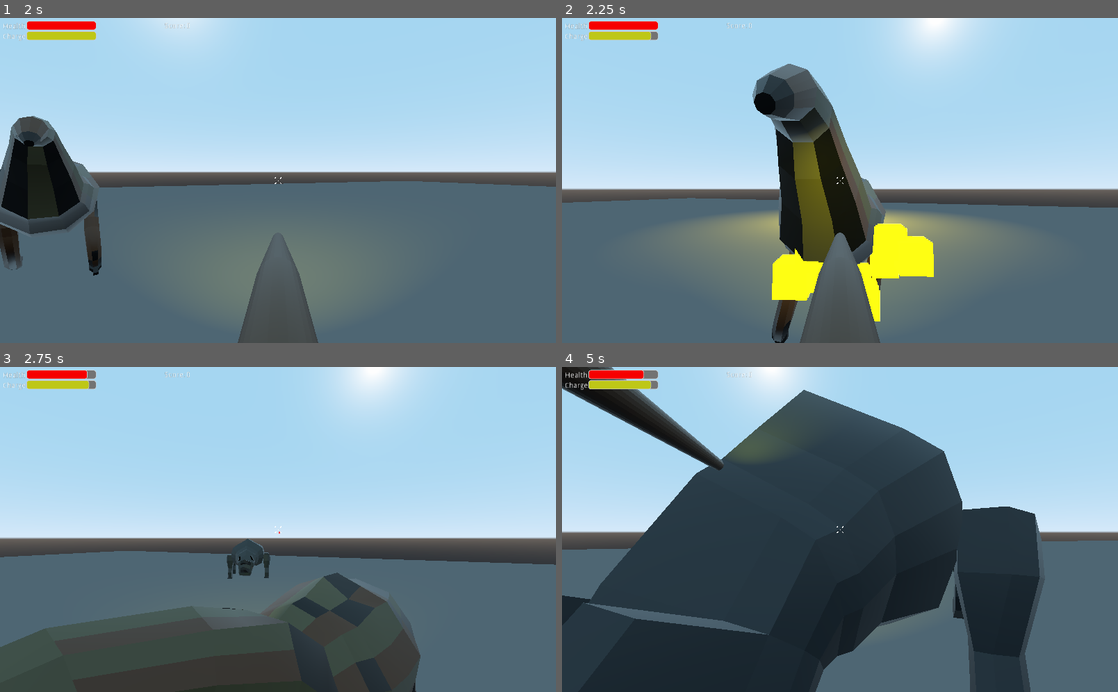
Above: before the commit, frames 1-4 (two rows, left to right).
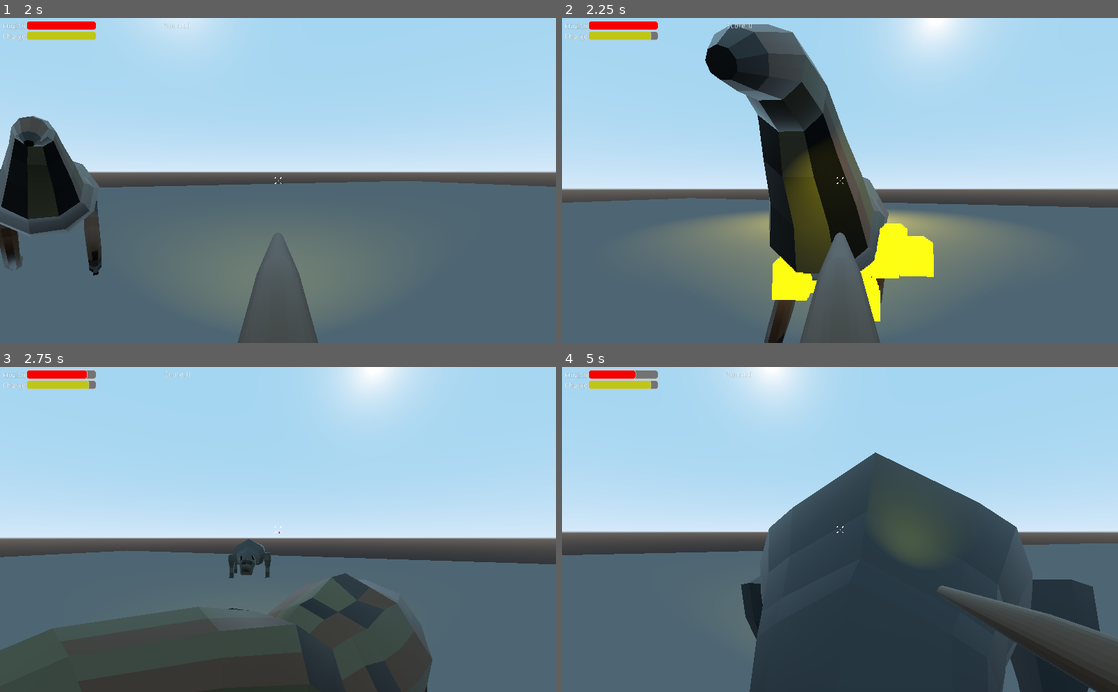
Above: after the commit, the same moments.

Repository: Bricode/BestGroupGameJam2021
Game: Godot game, scene res://Levels/TestingLasersLevel.tscn
The game is run twice, just before and just after one commit, with the same random seed, the same clock (stepped at 60 frames per second) and the same inputs. This scene is started directly instead of the project's main scene.
Inputs (mouse positions are in pixels of both pictures, inside the frame that each line leads up to):
- Up to frame 1 (2 s): move the mouse to (272, 187) at 0.52 s; hold W (move_forward) from 0.53 s (still down); tap B (b) at 0.6, 1.35 s; tap Space (jump) at 0.77, 1.52 s; move the mouse to (316, 183) at 1.27 s
- Up to frame 2 (2.25 s): keep holding W (move_forward); move the mouse to (795, 177) at 2.02 s; press the mouse at (795, 177) at 2.03 s
- Up to frame 3 (2.75 s): keep holding W (move_forward); tap B (b) at 2.3 s
- Up to frame 4 (5 s): move the mouse to (845, 529) at 2.77 s; release W (move_forward) at 2.78 s; release the mouse at (845, 529) at 2.78 s; hold A (move_left) 2.78-3.53 s; tap Shift (sprint) at 2.85 s; tap Space (jump) at 3.02, 3.77, 4.52 s; tap B (b) at 3.05, 3.6, 4.35 s; move the mouse to (817, 523) at 3.52 s; hold W (move_forward) from 3.53 s (still down); move the mouse to (867, 529) at 4.27 s

Frame 1 is identical in both runs. In frame 2, 7.3% of the frame differs, in the area x 25-59%, y 1-100%; in frame 3, 1.5%; in frame 4, 47%, in the area x 0-100%, y 0-100%.
Error before the commit: Invalid get index 'number_of_enemys' (on base: 'null instance'). (res://Enemy/Emu.gd:39)
Error after the commit: Invalid get index 'number_of_enemys' (on base: 'null instance'). (res://Enemy/Emu.gd:38)

Commit message:
city fix

Diff:
--- a/BestGroupGameJam2021/Enemy/Emu.gd
+++ b/BestGroupGameJam2021/Enemy/Emu.gd
@@ -15,7 +15,7 @@
 	var direction = -player.transform.origin.direction_to(transform.origin) *speed
 	var player_vec3 = player.transform.origin
 	var enemy_vec3 = transform.origin
-	if Vector2(player_vec3.x,player_vec3.z).distance_to(Vector2(enemy_vec3.x,enemy_vec3.z)) <= 2.5:
+	if Vector2(player_vec3.x,player_vec3.z).distance_to(Vector2(enemy_vec3.x,enemy_vec3.z)) <= 2:
 		direction = Vector3(0,0,0)
 	direction.y = -800
 	move_and_slide(direction * delta, Vector3.UP)
@@ -29,7 +29,6 @@
 		player.hit(-12)
 
 func hit_enemy():
-	print("hit")
 	health -= 1
 	var b = blood.instance()
 	b.global_transform = global_transform
--- a/BestGroupGameJam2021/Levels/City.tscn
+++ b/BestGroupGameJam2021/Levels/City.tscn
@@ -1062,6 +1062,102 @@
 mesh = SubResource( 11 )
 material/0 = SubResource( 12 )
 
+[node name="LightPost15" parent="Spatial2" instance=ExtResource( 2 )]
+transform = Transform( 1, 0, 0, 0, 1, 0, 0, 0, 1, 6.75917, 0.297263, 40.9756 )
+
+[node name="SpotLight" type="SpotLight" parent="Spatial2/LightPost15"]
+transform = Transform( 1, 0, 0, 0, 0.0526323, 0.998614, 0, -0.998614, 0.0526323, 0, 7.07609, -1.29856 )
+light_energy = 16.0
+light_specular = 0.0
+spot_range = 8.24863
+spot_angle = 25.2262
+script = ExtResource( 3 )
+
+[node name="MeshInstance" type="MeshInstance" parent="Spatial2/LightPost15/SpotLight"]
+transform = Transform( 0.21498, 0, 0, 0, 0.0113149, -0.214682, 0, 0.214682, 0.0113149, -0.00434017, -0.00514412, 0.2437 )
+mesh = SubResource( 11 )
+material/0 = SubResource( 12 )
+
+[node name="LightPost16" parent="Spatial2" instance=ExtResource( 2 )]
+transform = Transform( 1, 0, 0, 0, 1, 0, 0, 0, 1, -39.1551, 0.297263, 40.9756 )
+
+[node name="SpotLight" type="SpotLight" parent="Spatial2/LightPost16"]
+transform = Transform( 1, 0, 0, 0, 0.0526323, 0.998614, 0, -0.998614, 0.0526323, 0, 7.07609, -1.29856 )
+light_energy = 16.0
+light_specular = 0.0
+spot_range = 8.24863
+spot_angle = 25.2262
+script = ExtResource( 3 )
+
+[node name="MeshInstance" type="MeshInstance" parent="Spatial2/LightPost16/SpotLight"]
+transform = Transform( 0.21498, 0, 0, 0, 0.0113149, -0.214682, 0, 0.214682, 0.0113149, -0.00434017, -0.00514412, 0.2437 )
+mesh = SubResource( 11 )
+material/0 = SubResource( 12 )
+
+[node name="LightPost17" parent="Spatial2" instance=ExtResource( 2 )]
+transform = Transform( 1, 0, 0, 0, 1, 0, 0, 0, 1, -28.02, 0.297263, 19.913 )
+
+[node name="SpotLight" type="SpotLight" parent="Spatial2/LightPost17"]
+transform = Transform( 1, 0, 0, 0, 0.0526323, 0.998614, 0, -0.998614, 0.0526323, 0, 7.07609, -1.29856 )
+light_energy = 16.0
+light_specular = 0.0
+spot_range = 8.24863
+spot_angle = 25.2262
+script = ExtResource( 3 )
+
+[node name="MeshInstance" type="MeshInstance" parent="Spatial2/LightPost17/SpotLight"]
+transform = Transform( 0.21498, 0, 0, 0, 0.0113149, -0.214682, 0, 0.214682, 0.0113149, -0.00434017, -0.00514412, 0.2437 )
+mesh = SubResource( 11 )
+material/0 = SubResource( 12 )
+
+[node name="LightPost19" parent="Spatial2" instance=ExtResource( 2 )]
+transform = Transform( 1, 0, 0, 0, 1, 0, 0, 0, 1, -35.5383, 0.297263, 5.21185 )
+
+[node name="SpotLight" type="SpotLight" parent="Spatial2/LightPost19"]
+transform = Transform( 1, 0, 0, 0, 0.0526323, 0.998614, 0, -0.998614, 0.0526323, 0, 7.07609, -1.29856 )
+light_energy = 16.0
+light_specular = 0.0
+spot_range = 8.24863
+spot_angle = 25.2262
+script = ExtResource( 3 )
+
+[node name="MeshInstance" type="MeshInstance" parent="Spatial2/LightPost19/SpotLight"]
+transform = Transform( 0.21498, 0, 0, 0, 0.0113149, -0.214682, 0, 0.214682, 0.0113149, -0.00434017, -0.00514412, 0.2437 )
+mesh = SubResource( 11 )
+material/0 = SubResource( 12 )
+
+[node name="LightPost20" parent="Spatial2" instance=ExtResource( 2 )]
+transform = Transform( 1, 0, 0, 0, 1, 0, 0, 0, 1, -35.5383, 0.297263, -21.5137 )
+
+[node name="SpotLight" type="SpotLight" parent="Spatial2/LightPost20"]
+transform = Transform( 1, 0, 0, 0, 0.0526323, 0.998614, 0, -0.998614, 0.0526323, 0, 7.07609, -1.29856 )
+light_energy = 16.0
+light_specular = 0.0
+spot_range = 8.24863
+spot_angle = 25.2262
+script = ExtResource( 3 )
+
+[node name="MeshInstance" type="MeshInstance" parent="Spatial2/LightPost20/SpotLight"]
+transform = Transform( 0.21498, 0, 0, 0, 0.0113149, -0.214682, 0, 0.214682, 0.0113149, -0.00434017, -0.00514412, 0.2437 )
+mesh = SubResource( 11 )
+material/0 = SubResource( 12 )
+
+[node name="LightPost18" parent="Spatial2" instance=ExtResource( 2 )]
+transform = Transform( 1, 0, 0, 0, 1, 0, 0, 0, 1, 17.8197, 0.297263, 9.72287 )
+
+[node name="SpotLight" type="SpotLight" parent="Spatial2/LightPost18"]
+transform = Transform( 1, 0, 0, 0, 0.0526323, 0.998614, 0, -0.998614, 0.0526323, 0, 7.07609, -1.29856 )
+light_energy = 16.0
+light_specular = 0.0
+spot_range = 8.24863
+spot_angle = 25.2262
+script = ExtResource( 3 )
+
+[node name="MeshInstance" type="MeshInstance" parent="Spatial2/LightPost18/SpotLight"]
+transform = Transform( 0.21498, 0, 0, 0, 0.0113149, -0.214682, 0, 0.214682, 0.0113149, -0.00434017, -0.00514412, 0.2437 )
+mesh = SubResource( 11 )
+material/0 = SubResource( 12 )
+
 [node name="LightPost12" parent="Spatial2" instance=ExtResource( 2 )]
 transform = Transform( -4.37114e-08, 0, 1, 0, 1, 0, -1, 0, -4.37114e-08, 40.568, 0.297263, -13.399 )
 
@@ -1074,6 +1170,38 @@
 script = ExtResource( 3 )
 
 [node name="MeshInstance" type="MeshInstance" parent="Spatial2/LightPost12/SpotLight"]
+transform = Transform( 0.21498, 0, 0, 0, 0.0113149, -0.214682, 0, 0.214682, 0.0113149, -0.00434017, -0.00514412, 0.2437 )
+mesh = SubResource( 11 )
+material/0 = SubResource( 12 )
+
+[node name="LightPost13" parent="Spatial2" instance=ExtResource( 2 )]
+transform = Transform( -4.37114e-08, 0, 1, 0, 1, 0, -1, 0, -4.37114e-08, 40.568, 0.297263, 8.62035 )
+
+[node name="SpotLight" type="SpotLight" parent="Spatial2/LightPost13"]
+transform = Transform( 1, 0, 0, 0, 0.0526323, 0.998614, 0, -0.998614, 0.0526323, 0, 7.07609, -1.29856 )
+light_energy = 16.0
+light_specular = 0.0
+spot_range = 8.24863
+spot_angle = 25.2262
+script = ExtResource( 3 )
+
+[node name="MeshInstance" type="MeshInstance" parent="Spatial2/LightPost13/SpotLight"]
+transform = Transform( 0.21498, 0, 0, 0, 0.0113149, -0.214682, 0, 0.214682, 0.0113149, -0.00434017, -0.00514412, 0.2437 )
+mesh = SubResource( 11 )
+material/0 = SubResource( 12 )
+
+[node name="LightPost14" parent="Spatial2" instance=ExtResource( 2 )]
+transform = Transform( -4.37114e-08, 0, 1, 0, 1, 0, -1, 0, -4.37114e-08, 40.568, 0.297263, 36.8663 )
+
+[node name="SpotLight" type="SpotLight" parent="Spatial2/LightPost14"]
+transform = Transform( 1, 0, 0, 0, 0.0526323, 0.998614, 0, -0.998614, 0.0526323, 0, 7.07609, -1.29856 )
+light_energy = 16.0
+light_specular = 0.0
+spot_range = 8.24863
+spot_angle = 25.2262
+script = ExtResource( 3 )
+
+[node name="MeshInstance" type="MeshInstance" parent="Spatial2/LightPost14/SpotLight"]
 transform = Transform( 0.21498, 0, 0, 0, 0.0113149, -0.214682, 0, 0.214682, 0.0113149, -0.00434017, -0.00514412, 0.2437 )
 mesh = SubResource( 11 )
 material/0 = SubResource( 12 )
@@ -1128,23 +1256,55 @@
 
 [node name="Lazers" type="Node" parent="."]
 
-[node name="Car2" type="Spatial" parent="."]
-transform = Transform( 1, 0, 0, 0, 1, 0, 0, 0, 1, 38.1528, 0.689768, 6.67796 )
-
-[node name="HuhuGrub" parent="Car2" instance=ExtResource( 8 )]
-transform = Transform( 1, 0, 0, 0, 1, 0, 0, 0, 1, 1.5, 0.1, -1.5 )
-
-[node name="HuhuGrub2" parent="Car2" instance=ExtResource( 8 )]
-transform = Transform( 1, 0, 0, 0, 1, 0, 0, 0, 1, -66.6466, 0.1, 29.2953 )
-
-[node name="HuhuGrub3" parent="Car2" instance=ExtResource( 8 )]
-transform = Transform( 1, 0, 0, 0, 1, 0, 0, 0, 1, -1.5, 0.1, 29.0734 )
-
-[node name="HuhuGrub4" parent="Car2" instance=ExtResource( 8 )]
-transform = Transform( 1, 0, 0, 0, 1, 0, 0, 0, 1, -77.284, 0.1, -41.7758 )
-
-[node name="MeshInstance" type="MeshInstance" parent="Car2"]
-transform = Transform( 1, 0, 0, 0, 1, 0, 0, 0, 1, 0, -0.984782, 0 )
+[node name="huhuGrubs" type="Node" parent="."]
+
+[node name="HuhuGrub" parent="huhuGrubs" instance=ExtResource( 8 )]
+transform = Transform( 0.15, 0, 0, 0, 0.15, 0, 0, 0, 0.15, 15.147, 0.417866, -6.0251 )
+
+[node name="HuhuGrub2" parent="huhuGrubs" instance=ExtResource( 8 )]
+transform = Transform( 0.15, 0, 0, 0, 0.15, 0, 0, 0, 0.15, 39.2126, 0.417866, -6.0251 )
+
+[node name="HuhuGrub3" parent="huhuGrubs" instance=ExtResource( 8 )]
+transform = Transform( 0.15, 0, 0, 0, 0.15, 0, 0, 0, 0.15, 39.2126, 0.417866, -37.1922 )
+
+[node name="HuhuGrub4" parent="huhuGrubs" instance=ExtResource( 8 )]
+transform = Transform( 0.15, 0, 0, 0, 0.15, 0, 0, 0, 0.15, -36.121, 0.417866, -37.1922 )
+
+[node name="HuhuGrub5" parent="huhuGrubs" instance=ExtResource( 8 )]
+transform = Transform( 0.15, 0, 0, 0, 0.15, 0, 0, 0, 0.15, -36.121, 0.417866, -9.613 )
+
+[node name="HuhuGrub6" parent="huhuGrubs" instance=ExtResource( 8 )]
+transform = Transform( 0.15, 0, 0, 0, 0.15, 0, 0, 0, 0.15, -36.121, 0.417866, -0.415577 )
+
+[node name="HuhuGrub7" parent="huhuGrubs" instance=ExtResource( 8 )]
+transform = Transform( 0.15, 0, 0, 0, 0.15, 0, 0, 0, 0.15, -29.6222, 0.417866, 9.34036 )
+
+[node name="HuhuGrub8" parent="huhuGrubs" instance=ExtResource( 8 )]
+transform = Transform( 0.15, 0, 0, 0, 0.15, 0, 0, 0, 0.15, 6.59376, 0.417866, -37.1748 )
+
+[node name="HuhuGrub9" parent="huhuGrubs" instance=ExtResource( 8 )]
+transform = Transform( 0.15, 0, 0, 0, 0.15, 0, 0, 0, 0.15, 6.6543, 0.427456, 7.56015 )
+
+[node name="HuhuGrub10" parent="huhuGrubs" instance=ExtResource( 8 )]
+transform = Transform( 0.15, 0, 0, 0, 0.15, 0, 0, 0, 0.15, -26.5365, 0.417866, 35.6729 )
+
+[node name="HuhuGrub11" parent="huhuGrubs" instance=ExtResource( 8 )]
+transform = Transform( 0.15, 0, 0, 0, 0.15, 0, 0, 0, 0.15, -26.5365, 0.417866, 38.0324 )
+
+[node name="HuhuGrub12" parent="huhuGrubs" instance=ExtResource( 8 )]
+transform = Transform( 0.15, 0, 0, 0, 0.15, 0, 0, 0, 0.15, -37.9624, 0.417866, 26.38 )
+
+[node name="HuhuGrub13" parent="huhuGrubs" instance=ExtResource( 8 )]
+transform = Transform( 0.15, 0, 0, 0, 0.15, 0, 0, 0, 0.15, -0.183006, 0.417866, 36.7585 )
+
+[node name="HuhuGrub14" parent="huhuGrubs" instance=ExtResource( 8 )]
+transform = Transform( 0.15, 0, 0, 0, 0.15, 0, 0, 0, 0.15, 38.8188, 0.417866, 36.7585 )
+
+[node name="HuhuGrub15" parent="huhuGrubs" instance=ExtResource( 8 )]
+transform = Transform( 0.15, 0, 0, 0, 0.15, 0, 0, 0, 0.15, 38.8188, 0.417866, 5.9434 )
+
+[node name="HuhuGrub16" parent="huhuGrubs" instance=ExtResource( 8 )]
+transform = Transform( 0.15, 0, 0, 0, 0.15, 0, 0, 0, 0.15, 34.6478, 0.417866, 5.9434 )
 
 [node name="Sky tower2" parent="." instance=ExtResource( 13 )]
 transform = Transform( 2, 0, 0, 0, 2, 0, 0, 0, 2, -0.287, 4.751, -77.901 )
